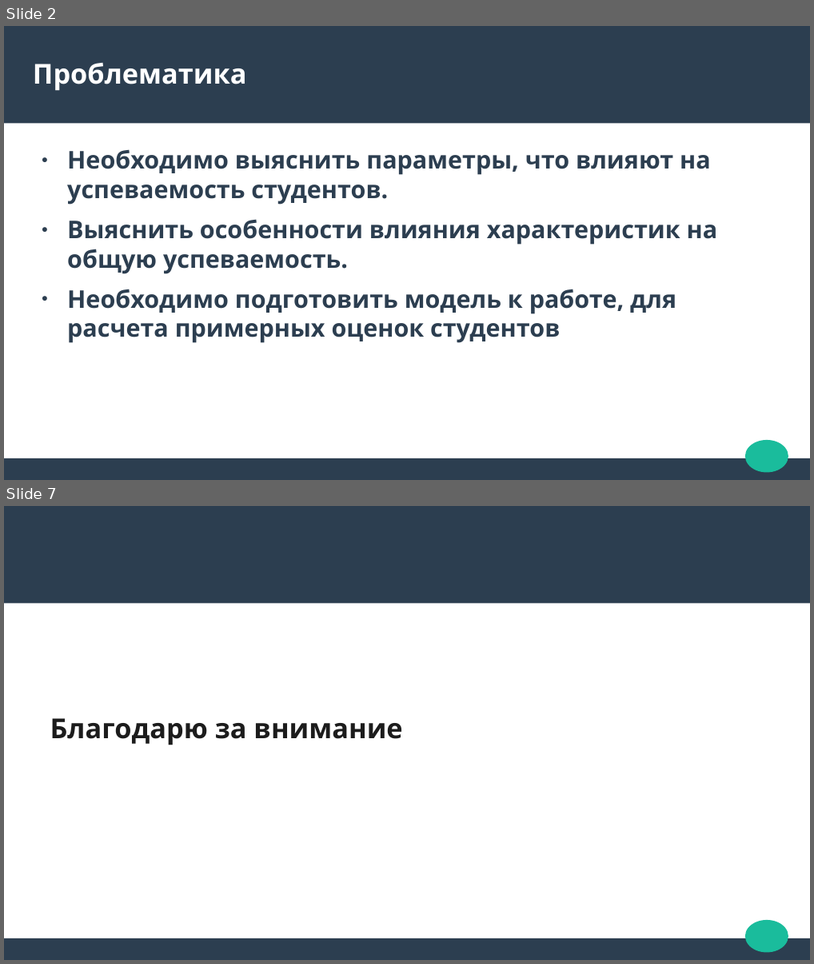
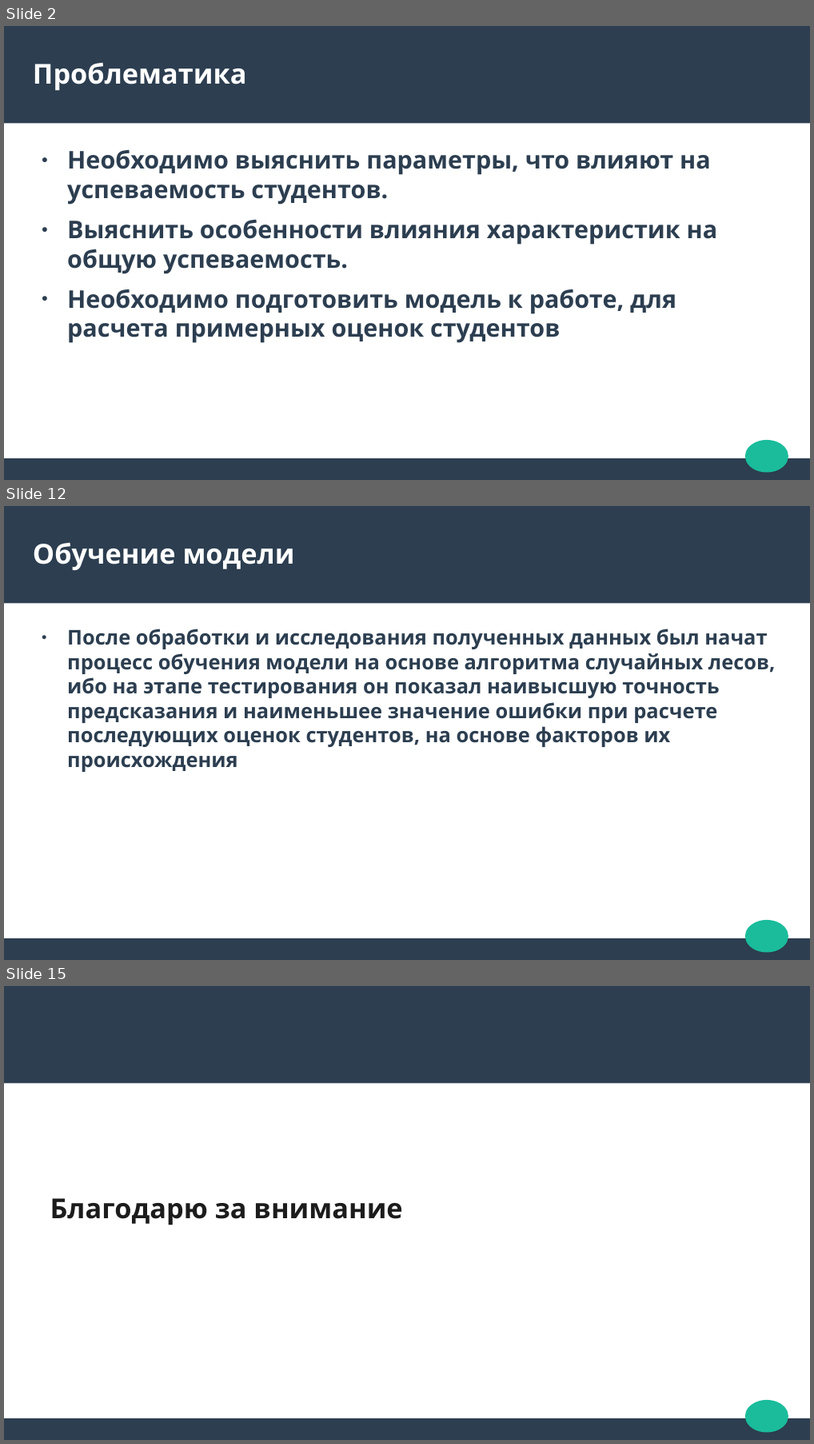
Before and after one commit to StrangeSas/StudentGradesModel, a slide deck: StudentGradesPresentation.odp. Shown one above the other, each under a label of ours: slides 2 and 7 before the commit, slides 2, 12 and 15 after it; the slides between them are not shown. The pictures are 814x964 and 814x1444 pixels, drawn with LibreOffice and Linux fonts; fonts in the diff are those of the drawing. Boxes give left, top, right and bottom in pixels: in the first picture for what was removed or moved away, otherwise in the second. Text is boxed around its words. In the diff, an @@ line names an element or a change of style, - is before the commit and + after.

```diff
--- a/StudentGradesPresentation.odp
+++ b/StudentGradesPresentation.odp
@@ slide 12 added at box(4, 506, 810, 960), background #FFFFFF; not listed: 3 template elements that a slide beside it also shows @@
@@ title added at box(33, 543, 295, 571), 27 pt, text #FFFFFF, bold @@
+Обучение модели
@@ text added at box(67, 628, 775, 772), 20 pt, text #2C3E50, bold @@
+● После обработки и исследования полученных данных был начат процесс обучения модели на основе алгоритма случайных лесов, ибо на этапе тестирования он показал наивысшую точность предсказания и наименьшее значение ошибки при расчете последующих оценок студентов, на основе факторов их происхождения
@@ what was slide 7 is now slide 15 @@
```
Also in this commit, not shown: 2 slides changed, 9 other slides added, 2 slides removed, 1 other file.
